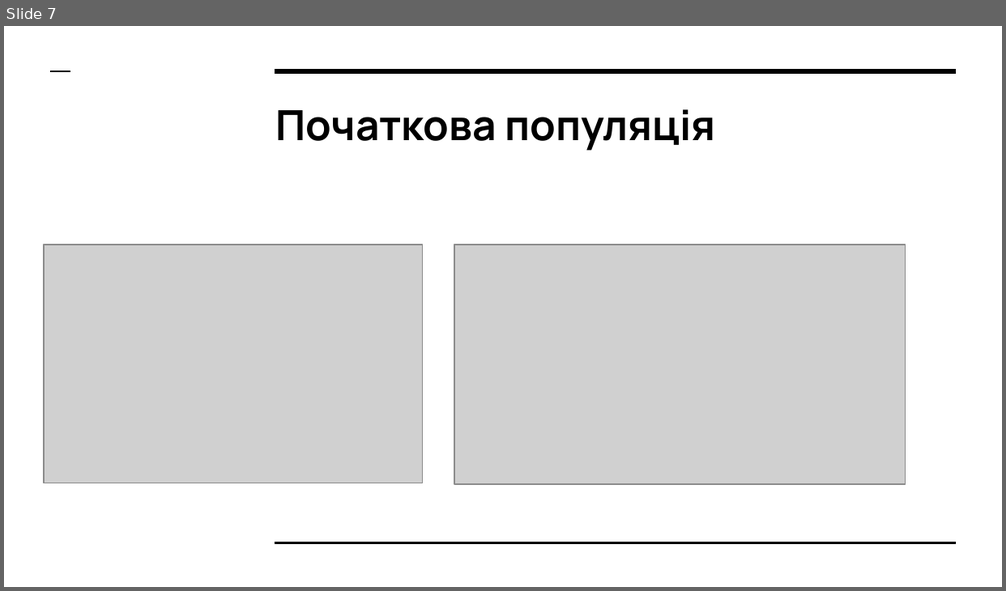
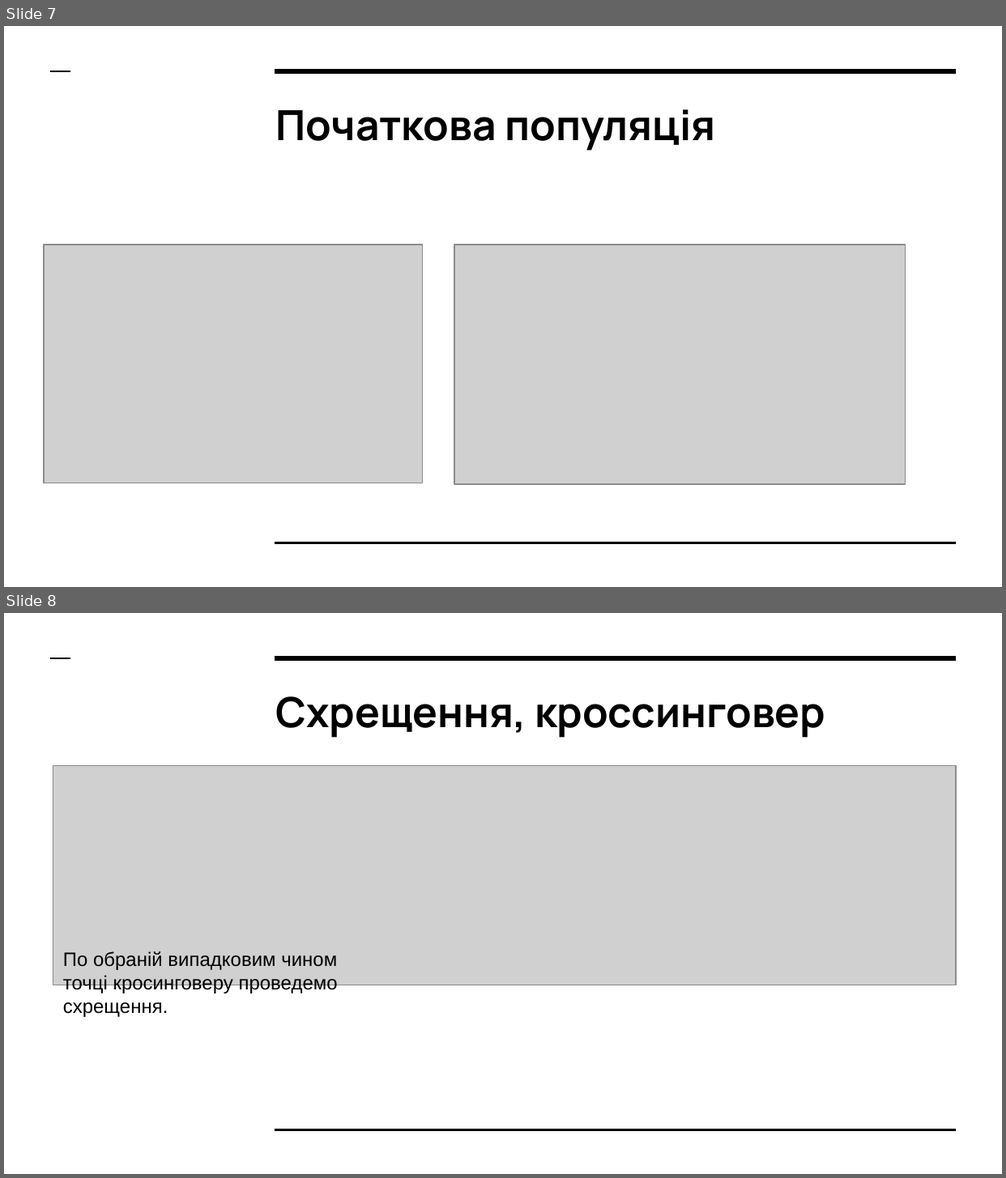
Before and after one commit to GennadyBerezinsky/kursach_do, a slide deck: Задача Ноя.pptx. Shown one above the other, each under a label of ours: slide 7 before the commit, slides 7 and 8 after it. The pictures are 1006x591 and 1006x1178 pixels, drawn with LibreOffice and Linux fonts; fonts in the diff are those of the drawing; grey boxes stand for pictures. Boxes give left, top, right and bottom in pixels: in the first picture for what was removed or moved away, otherwise in the second. Text is boxed around its words. In the diff, an @@ line names an element or a change of style, - is before the commit and + after.

```diff
--- a/Задача Ноя.pptx
+++ b/Задача Ноя.pptx
@@ slide 8 added at (4,613,1002,1174), background #FFFFFF; not listed: 3 template elements that a slide beside it also shows @@
@@ title added at (276,696,825,738), 30 pt, text #000000, bold @@
+Схрещення, кроссинговер
@@ picture added at (53,765,956,986) @@
@@ text added at (63,952,338,1017), 14 pt, text #000000 @@
+По обраній випадковим чином
+точці кросинговеру проведемо
+схрещення.
```
Also in this commit, not shown: 15 other slides added, 1 slide removed, 9 other files.
